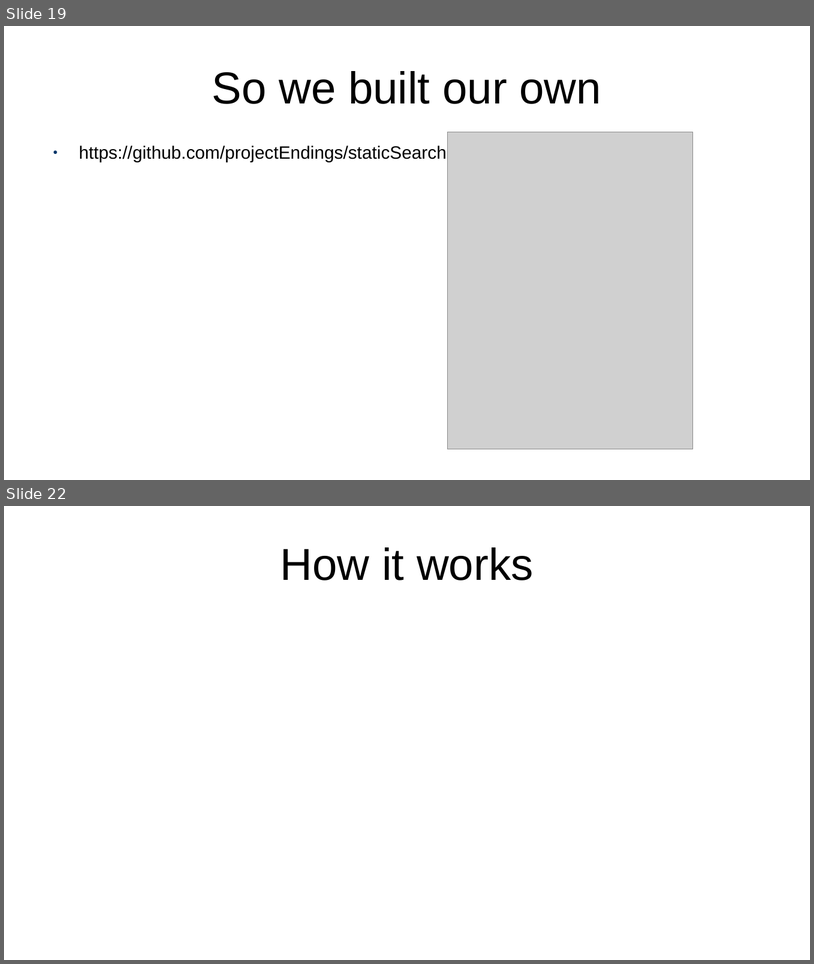
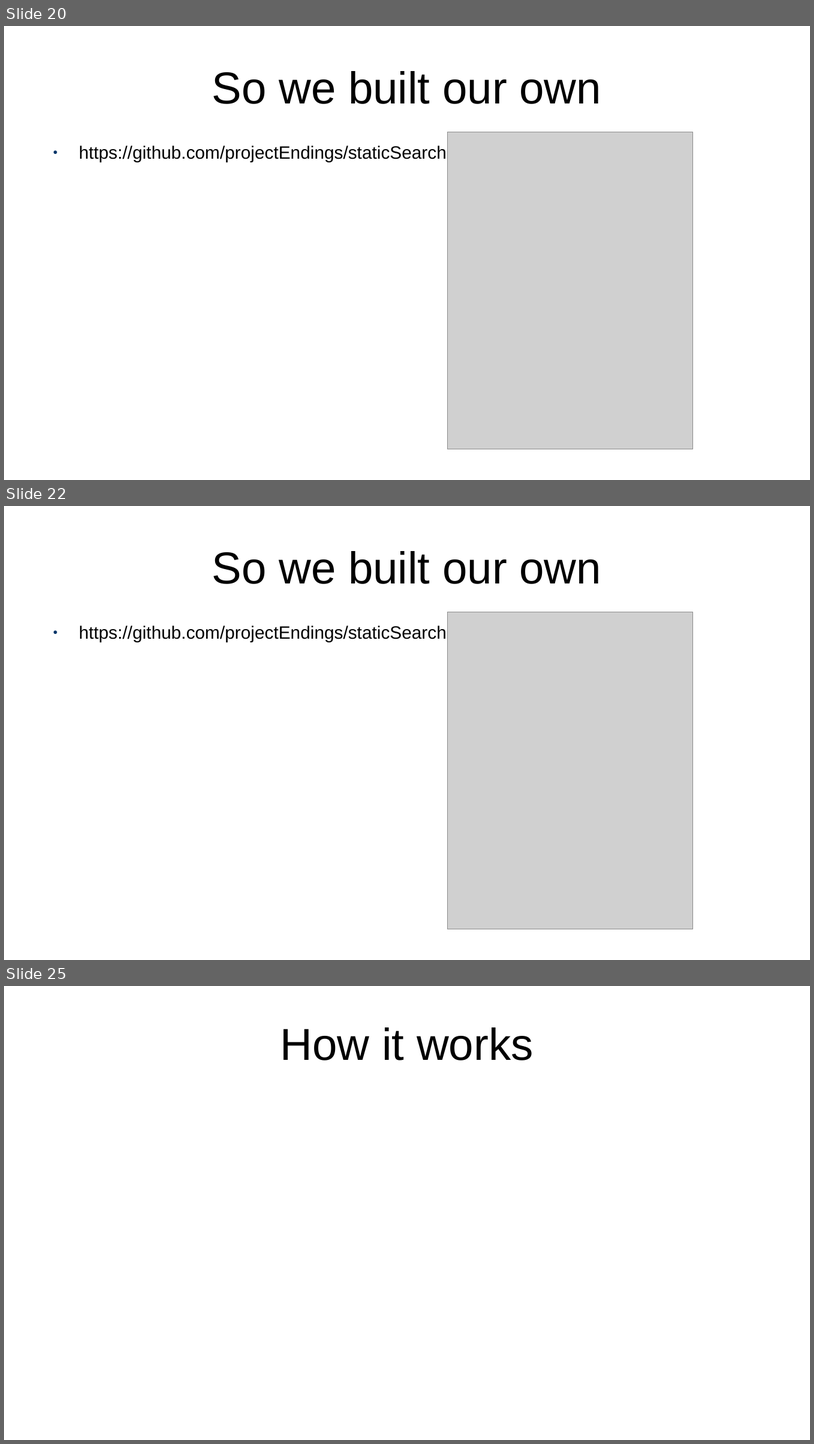
Before and after one commit to projectEndings/Endings, a slide deck: presentations/ubc2020/nineProjects.odp. Shown one above the other, each under a label of ours: slides 19 and 22 before the commit, slides 20, 22 and 25 after it; the slides between them are not shown. The pictures are 814x964 and 814x1444 pixels, drawn with LibreOffice and Linux fonts; fonts in the diff are those of the drawing; grey boxes stand for pictures. Boxes give left, top, right and bottom in pixels: in the first picture for what was removed or moved away, otherwise in the second. Text is boxed around its words. In the diff, an @@ line names an element or a change of style, - is before the commit and + after.

```diff
--- a/presentations/ubc2020/nineProjects.odp
+++ b/presentations/ubc2020/nineProjects.odp
@@ slide 22 added at [4,506,810,960], background #FFFFFF @@
@@ title added at [212,551,602,584], 44 pt, text #000000 @@
+So we built our own
@@ picture added at [447,612,693,929] @@
@@ text added at [79,625,447,642], 17.6 pt, text #000000 @@
+● https://github.com/projectEndings/staticSearch
@@ what was slide 19 is now slide 20 @@
@@ what was slide 22 is now slide 25 @@
```
Also in this commit, not shown: 7 slides changed, 2 other slides added.
